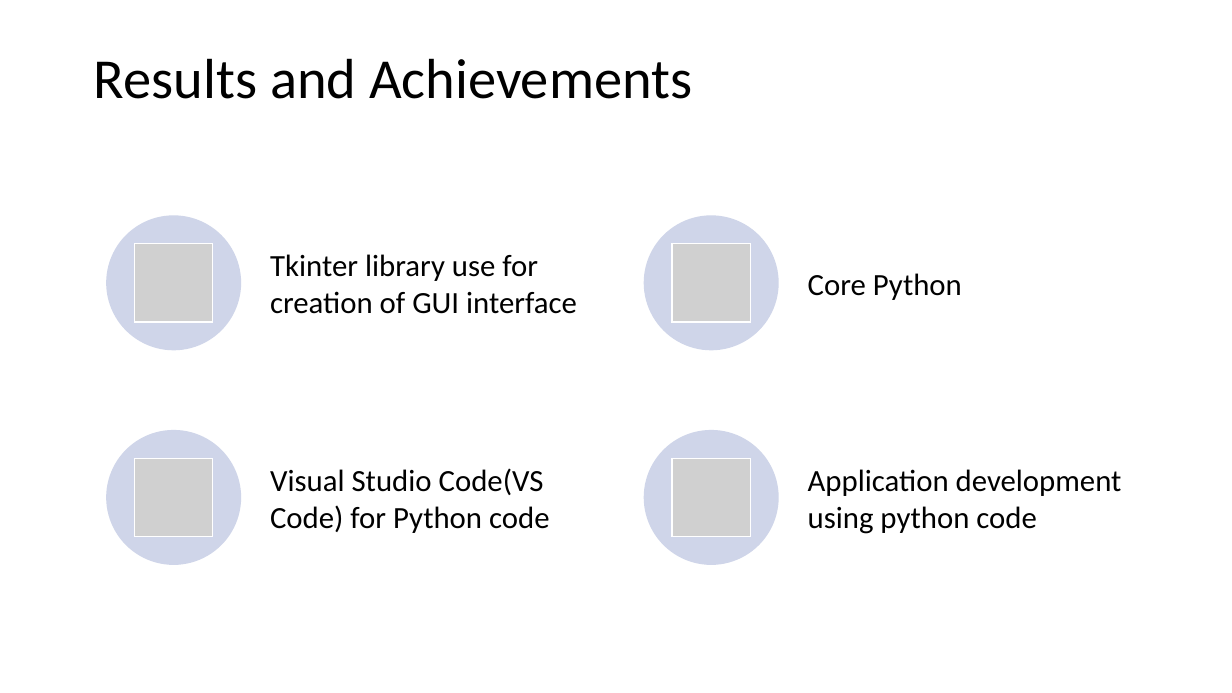
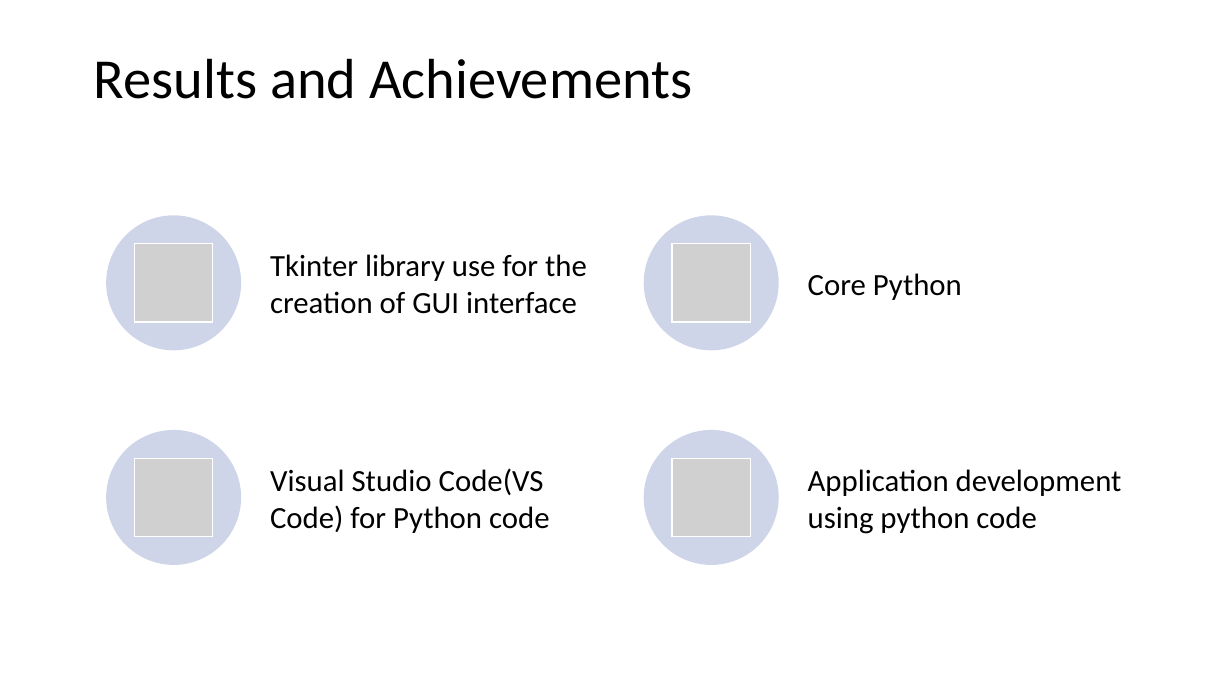
Before and after one commit to Gmahajan189/Project1, a slide deck: slide 9 of Project 1.pptx. Drawn at 1232x693 pixels with LibreOffice and Linux fonts; fonts in the diff are those of the drawing; grey boxes stand for pictures. Boxes give left, top, right and bottom in pixels: in the first picture for what was removed or moved away, otherwise in the second. Text is boxed around its words. In the diff, an @@ line names an element or a change of style, - is before the commit and + after.

```diff
--- a/Project 1.pptx
+++ b/Project 1.pptx
@@ text at (270,254,587,314): text changed @@
-Tkinter library use for creation of GUI interface
+Tkinter library use for the creation of GUI interface
```
